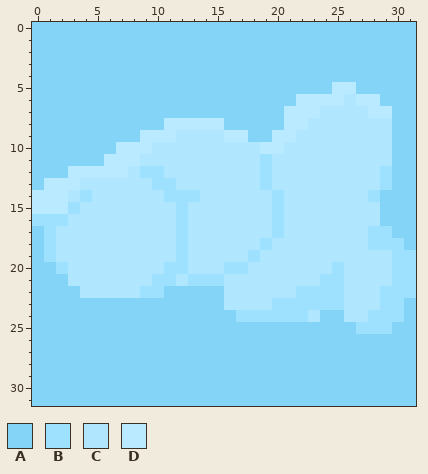
One commit to this pixel-art file: Cloud32x32.aseprite. This is how it looked before the edit.
32x32 pixels, 1 frame.
Visible layers, top first: "Outline", "Background".
Palette (. is transparent): A #84d4f8  B #9ee1ff  C #b0e7ff  D #b9eaff
Pixels before, first column x 0:
 0 AAAAAAAAAAAAAAAAAAAAAAAAAAAAAAAA
 1 AAAAAAAAAAAAAAAAAAAAAAAAAAAAAAAA
 2 AAAAAAAAAAAAAAAAAAAAAAAAAAAAAAAA
 3 AAAAAAAAAAAAAAAAAAAAAAAAAAAAAAAA
 4 AAAAAAAAAAAAAAAAAAAAAAAAAAAAAAAA
 5 AAAAAAAAAAAAAAAAAAAAAAAAADDAAAAA
 6 AAAAAAAAAAAAAAAAAAAAAADDDDCDDAAA
 7 AAAAAAAAAAAAAAAAAAAAADDDCCCCDDAA
 8 AAAAAAAAAAADDDDDAAAAADDCCCCCCCAA
 9 AAAAAAAAADDDCCCCDDAADDCCCCCCCCAA
10 AAAAAAADDDCCCCCCCCCDDCCCCCCCCCAA
11 AAAAAADDDCCCCCCCCCCBCCCCCCCCCCAA
12 AAADDDDDCBBCCCCCCCCBCCCCCCCCCBAA
13 ADDDCCCCCCBBCCCCCCCBCCCCCCCCCBAA
14 DDDCBCCCCCCBBBCCCCCCBCCCCCCCBAAA
15 DDDBCCCCCCCCBCCCCCCCBCCCCCCCCAAA
16 BBBCCCCCCCCCBCCCCCCCBCCCCCCCCAAA
17 ABCCCCCCCCCCBCCCCCCCBCCCCCCCBBAA
18 ABCCCCCCCCCCBCCCCCCBCCCCCCCCBBBA
19 ABCCCCCCCCCCBCCCCCBCCCCCCCCCCCBB
20 AABCCCCCCCCBBCCCBBCCCCCCCBCCCCBB
21 AAACCCCCCCBBCBBBCCCCCCCCBBCCCCBB
22 AAAACCCCCBBAAAAACCCCCCBBBBCCCBBB
23 AAAAAAAAAAAAAAAACCCCBBBBBBCCCBBA
24 AAAAAAAAAAAAAAAAABBBBBBCAACCBBBA
25 AAAAAAAAAAAAAAAAAAAAAAAAAAABBBAA
26 AAAAAAAAAAAAAAAAAAAAAAAAAAAAAAAA
27 AAAAAAAAAAAAAAAAAAAAAAAAAAAAAAAA
28 AAAAAAAAAAAAAAAAAAAAAAAAAAAAAAAA
29 AAAAAAAAAAAAAAAAAAAAAAAAAAAAAAAA
30 AAAAAAAAAAAAAAAAAAAAAAAAAAAAAAAA
31 AAAAAAAAAAAAAAAAAAAAAAAAAAAAAAAA
And afterwards:
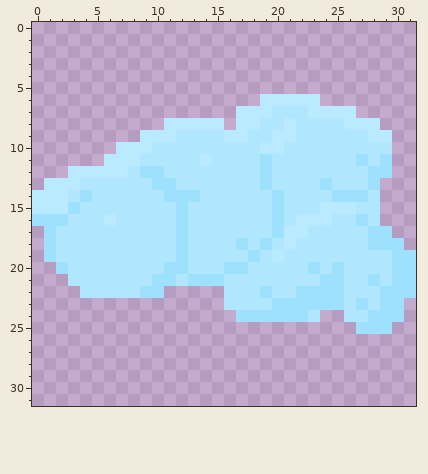
What changed:
layer "Background" now hidden
Colour C gives way to colour B in row 11 at x 27 and 29; in row 12 at x 28; in row 13 at x 24 and 28; in row 14 at x 25 to 27; in row 16 at x 27; in row 18 at x 17.
Colour C gives way to colour B in row 20 at x 23; in row 21 at x 28; in row 22 at x 19; in row 23 at x 27.
Colour A gives way to colour C in row 7 at x 20; in row 8 at x 19 to 20; in row 9 at x 18 to 19.
Colour B gives way to colour C in row 14 at x 28.
Colour D gives way to colour C in row 7 at x 21 to 22; in row 8 at x 22.
Colour A gives way to colour D in row 6 at x 19 to 21; in row 7 at x 17 to 19; in row 8 at x 17 to 18.
Colour C gives way to colour D in row 7 at x 24 to 26; in row 8 at x 26 to 28; in row 9 at x 28 to 29; in row 11 at x 14; in row 15 at x 24 to 26; in row 16 at x 6 and 22 to 24.
Colour C gives way to colour D in row 17 at x 21 to 22; in row 18 at x 21; in row 19 at x 20.
The author cleared colour A in rows 0 to 4 at x 0 to 31; in row 5 at x 0 to 24 and 27 to 31; in row 6 at x 0 to 18 and 29 to 31; in row 7 at x 0 to 16 and 30 to 31; in row 8 at x 0 to 10, 16 and 30 to 31; in row 9 at x 0 to 8 and 30 to 31.
The author cleared colour A in row 10 at x 0 to 6 and 30 to 31; in row 11 at x 0 to 5 and 30 to 31; in row 12 at x 0 to 2 and 30 to 31; in row 13 at x 0 and 30 to 31; in rows 14 to 16 at x 29 to 31; in row 17 at x 0 and 30 to 31.
The author cleared colour A in row 18 at x 0 and 31; in row 19 at x 0; in row 20 at x 0 to 1; in row 21 at x 0 to 2; in row 22 at x 0 to 3 and 11 to 15; in row 23 at x 0 to 15 and 31.
The author cleared colour A in row 24 at x 0 to 16, 24 to 25 and 31; in row 25 at x 0 to 26 and 30 to 31; in rows 26 to 31 at x 0 to 31.
The author cleared colour B in row 13 at x 29.
The author cleared colour C in row 6 at x 26; in row 7 at x 27; in row 8 at x 29.
The author cleared colour D in row 5 at x 25 to 26; in row 6 at x 24 to 25 and 27 to 28; in row 7 at x 28 to 29.
